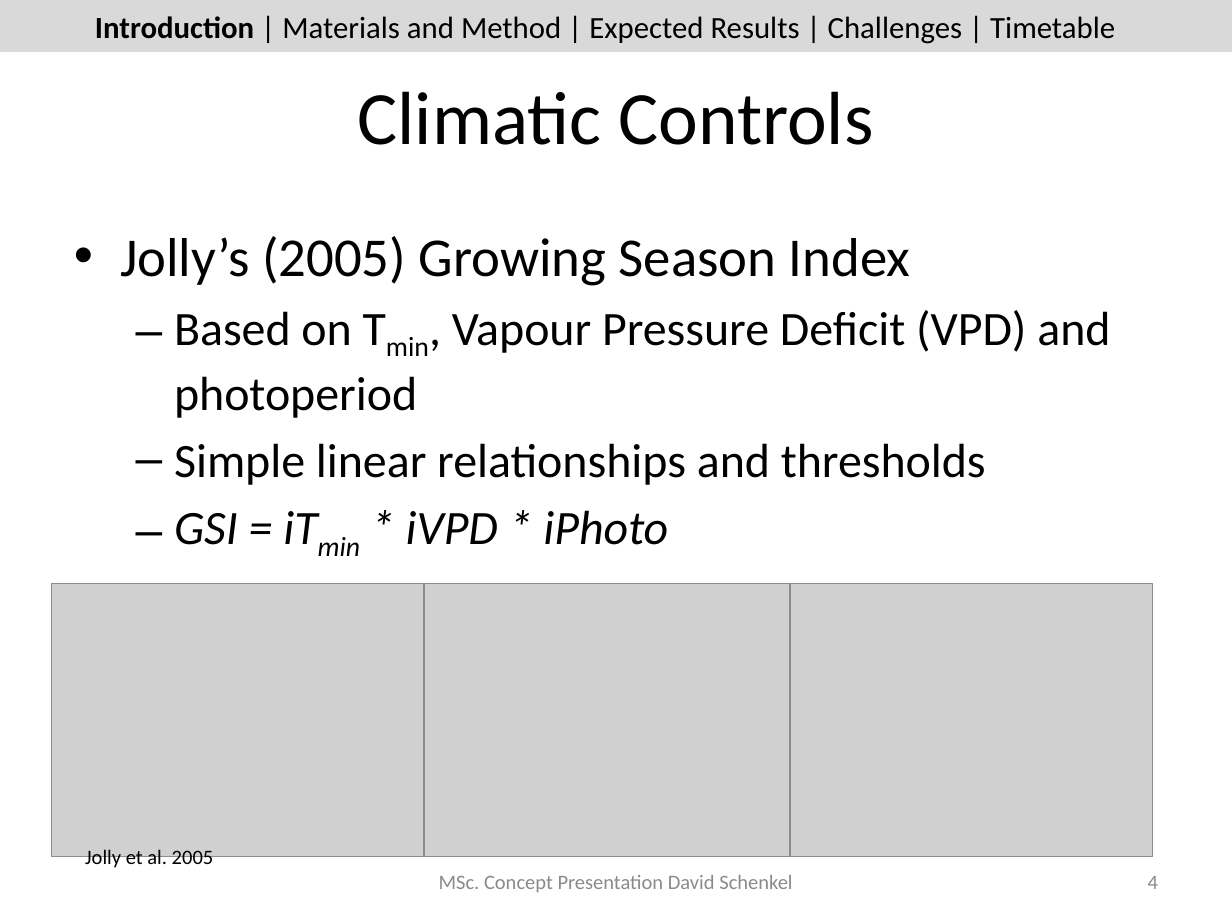
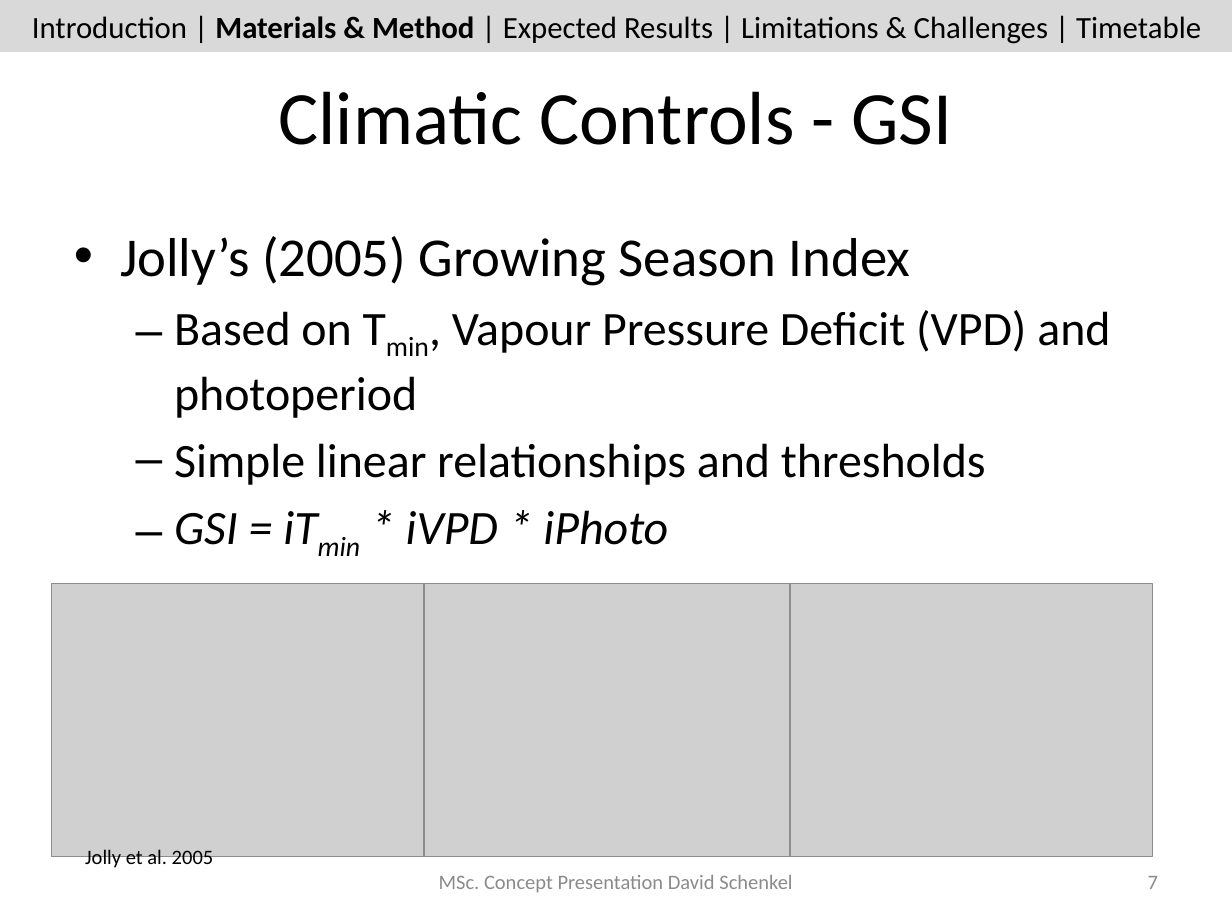
Before and after one commit to dschenkel/geo511, a slide deck: slide 7 of concept_presentation.pptx (slide 4 before the commit). Drawn at 1232x924 pixels with LibreOffice and Linux fonts; fonts in the diff are those of the drawing; grey boxes stand for pictures. Boxes give left, top, right and bottom in pixels: in the first picture for what was removed or moved away, otherwise in the second. Text is boxed around its words. In the diff, an @@ line names an element or a change of style, - is before the commit and + after.

```diff
--- a/concept_presentation.pptx
+++ b/concept_presentation.pptx
@@ text at (32, 16, 1201, 44): text changed @@
-Introduction | Materials and Method | Expected Results | Challenges | Timetable
+Introduction | Materials & Method | Expected Results | Limitations & Challenges | Timetable
@@ title at (278, 91, 953, 145): text changed @@
-Climatic Controls
+Climatic Controls - GSI
@@ page number at (1148, 876, 1158, 889): text changed @@
-4
+7
```
Also in this commit, not shown: 18 other slides changed, 1 slide added, 2 other files.
